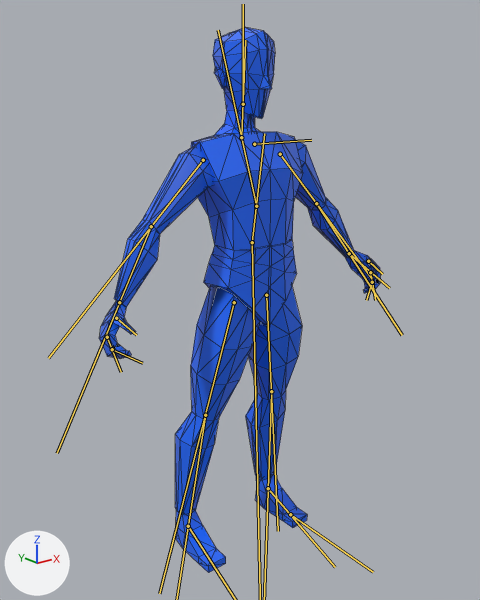
An edit to the glTF model assets/models/Animations.glb, drawn before and after from the same camera.
Both versions are drawn from a 50 mm lens placed at (-1.469, -1.811, 1.729), pointed at (0.008, 0.036, 0.99). The lights are fixed; the arrows at lower left show +X, +Y and +Z. The bones that change are drawn over the model as lines. Mesh edges are drawn as thin lines.

In view in the first picture: 'PS1'.
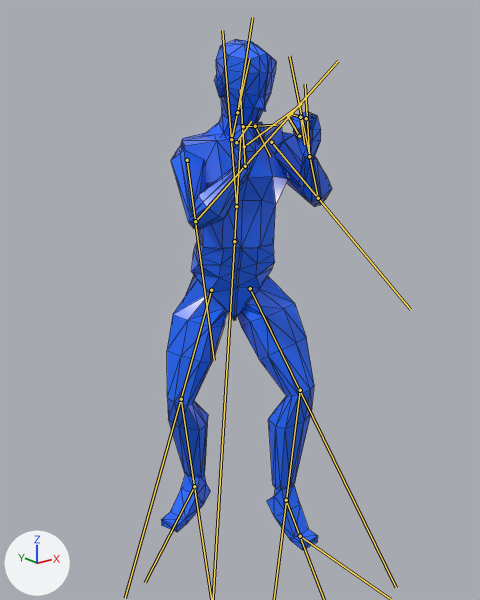
The newer file adds an action. The first version stands in its rest pose; the second is drawn at frame 0 of the action 'Punch'.

Boxes [x1, y1, x2, y2] around the edits, measured in the pictures (480 x 600 px):
'PS1', posed (39% narrower, 6% shorter)
    before: [99, 27, 381, 573]
    after: [161, 39, 332, 550]
bone 'DEF_SPINE', root to tip
    before: (252, 242) to (264, 133)
    after: (234, 241) to (240, 138)
bone 'DEF_CHEST', root to tip
    before: (256, 206) to (218, 30)
    after: (236, 206) to (222, 30)
bone 'DEF_NECK', root to tip
    before: (241, 137) to (245, 40)
    after: (231, 139) to (249, 58)
bone 'DEF_HEAD', root to tip
    before: (243, 104) to (243, 4)
    after: (237, 112) to (252, 17)
bone 'DEF_SHOULDER.L', root to tip
    before: (254, 144) to (311, 140)
    after: (244, 146) to (302, 103)
bone 'DEF_ARM.L', root to tip
    before: (280, 154) to (371, 277)
    after: (271, 142) to (410, 309)
bone 'DEF_FOREARM.L', root to tip
    before: (316, 203) to (402, 335)
    after: (318, 198) to (289, 56)
bone 'DEF_HAND.L', root to tip
    before: (349, 253) to (389, 288)
    after: (309, 156) to (305, 84)
bone 'DEF_THUMB_01.L', root to tip
    before: (368, 261) to (382, 274)
    after: (299, 136) to (286, 114)
bone 'DEF_FINGERS_01.L', root to tip
    before: (370, 272) to (375, 300)
    after: (306, 118) to (289, 113)
bone 'DEF_FINGERS_02.L', root to tip
    before: (372, 282) to (366, 300)
    after: (300, 117) to (304, 144)
bone 'DEF_ARM.R', root to tip
    before: (203, 160) to (48, 358)
    after: (187, 160) to (214, 360)
bone 'DEF_FOREARM.R', root to tip
    before: (151, 226) to (57, 453)
    after: (195, 221) to (338, 61)
bone 'DEF_HAND.R', root to tip
    before: (119, 302) to (92, 369)
    after: (245, 166) to (240, 89)
bone 'DEF_THUMB_01.R', root to tip
    before: (116, 318) to (136, 335)
    after: (236, 142) to (251, 121)
bone 'DEF_FINGERS_01.R', root to tip
    before: (107, 337) to (121, 372)
    after: (243, 126) to (276, 125)
bone 'DEF_FINGERS_02.R', root to tip
    before: (112, 349) to (142, 363)
    after: (255, 126) to (270, 156)
bone 'DEF_LEG.L', root to tip
    before: (266, 295) to (278, 531)
    after: (250, 288) to (396, 587)
bone 'DEF_TOES.L', root to tip
    before: (290, 514) to (373, 572)
    after: (300, 536) to (390, 599)
bone 'DEF_LEG.R', root to tip
    before: (234, 302) to (159, 593)
    after: (211, 290) to (125, 598)

The edits, one by one:
Bone 'DEF_HIPS' (bone_def_hips) moves from (0.0, 0.0, 0.0) to (0.11, 0.05, 0.43).
Bone 'DEF_HIPS' (bone_def_hips) turns from (0, 0, 0) to (14, 27, 3) degrees about its own x, y and z.
Bone 'DEF_SPINE' (bone_def_spine) moves from (0.0, 0.0, 0.0) to (-0.11, -0.14, 0.41).
Bone 'DEF_SPINE' (bone_def_spine) turns from (0, 0, 0) to (3, -21, -2) degrees about its own x, y and z.
Bone 'DEF_CHEST' (bone_def_chest) turns from (0, 0, 0) to (-14, 7, -5) degrees about its own x, y and z.
Bone 'DEF_NECK' (bone_def_neck) turns from (0, 0, 0) to (-16, -2, 0) degrees about its own x, y and z.
Bone 'DEF_HEAD' (bone_def_head) turns from (0, 0, 0) to (12, 11, 6) degrees about its own x, y and z.
Bone 'DEF_SHOULDER.L' (bone_def_shoulder_l) turns from (0, 0, 0) to (-17, -8, -12) degrees about its own x, y and z.
Bone 'DEF_ARM.L' (bone_def_arm_l) turns from (0, 0, 0) to (30, -19, 55) degrees about its own x, y and z.
Bone 'DEF_FOREARM.L' (bone_def_forearm_l) turns from (0, 0, 0) to (0, 0, 93) degrees about its own x, y and z.
Bone 'DEF_FOREARM.L' (bone_def_forearm_l) is rescaled from (1.0, 1.0, 1.0) to (1.05, 0.91, 1.05).
Bone 'DEF_HAND.L' (bone_def_hand_l) turns from (0, 0, 0) to (-24, 47, 20) degrees about its own x, y and z.
Bone 'DEF_HAND.L' (bone_def_hand_l) is rescaled from (1.0, 1.0, 1.0) to (0.97, 1.0, 1.05).
Bone 'DEF_THUMB_01.L' (bone_def_thumb_01_l) turns from (0, 0, 0) to (-33, 25, -50) degrees about its own x, y and z.
Bone 'DEF_FINGERS_01.L' (bone_def_fingers_01_l) turns from (0, 0, 0) to (-15, 13, -37) degrees about its own x, y and z.
Bone 'DEF_FINGERS_02.L' (bone_def_fingers_02_l) turns from (0, 0, 0) to (-17, -3, -31) degrees about its own x, y and z.
Bone 'DEF_ARM.R' (bone_def_arm_r) turns from (0, 0, 0) to (11, -4, -65) degrees about its own x, y and z.
Bone 'DEF_FOREARM.R' (bone_def_forearm_r) turns from (0, 0, 0) to (0, 0, -107) degrees about its own x, y and z.
Bone 'DEF_FOREARM.R' (bone_def_forearm_r) is rescaled from (1.0, 1.0, 1.0) to (1.05, 0.91, 1.05).
Bone 'DEF_HAND.R' (bone_def_hand_r) turns from (0, 0, 0) to (-28, -39, 2) degrees about its own x, y and z.
Bone 'DEF_HAND.R' (bone_def_hand_r) is rescaled from (1.0, 1.0, 1.0) to (0.96, 1.03, 1.02).
Bone 'DEF_THUMB_01.R' (bone_def_thumb_01_r) turns from (0, 0, 0) to (-33, -25, 50) degrees about its own x, y and z.
Bone 'DEF_FINGERS_01.R' (bone_def_fingers_01_r) turns from (0, 0, 0) to (-15, -13, 37) degrees about its own x, y and z.
Bone 'DEF_FINGERS_02.R' (bone_def_fingers_02_r) turns from (0, 0, 0) to (-17, 3, 31) degrees about its own x, y and z.
Bone 'DEF_LEG.L' (bone_def_leg_l) moves from (0.0, 0.0, 0.0) to (-0.43, 0.15, 0.12).
Bone 'DEF_LEG.L' (bone_def_leg_l) turns from (0, 0, 0) to (-2, -12, -42) degrees about its own x, y and z.
Bone 'DEF_LEG.L' (bone_def_leg_l) is rescaled from (1.0, 1.0, 1.0) to (1.02, 0.97, 1.02).
Bone 'DEF_SHIN.L' (bone_def_shin_l) turns from (0, 0, 0) to (-1, 0, 39) degrees about its own x, y and z.
Bone 'DEF_SHIN.L' (bone_def_shin_l) is rescaled from (1.0, 1.0, 1.0) to (1.02, 0.99, 1.0).
Bone 'DEF_FOOT.L' (bone_def_foot_l) turns from (0, 0, 0) to (4, 7, 39) degrees about its own x, y and z.
Bone 'DEF_FOOT.L' (bone_def_foot_l) is rescaled from (1.0, 1.0, 1.0) to (1.0, 1.01, 0.99).
Bone 'DEF_TOES.L' (bone_def_toes_l) turns from (0, 0, 0) to (0, 0, -34) degrees about its own x, y and z.
Bone 'DEF_LEG.R' (bone_def_leg_r) moves from (0.0, 0.0, 0.0) to (0.63, 0.11, -0.22).
Bone 'DEF_LEG.R' (bone_def_leg_r) turns from (0, 0, 0) to (25, 60, 32) degrees about its own x, y and z.
Bone 'DEF_LEG.R' (bone_def_leg_r) is rescaled from (1.0, 1.0, 1.0) to (1.02, 0.97, 1.02).
Bone 'DEF_SHIN.R' (bone_def_shin_r) turns from (0, 0, 0) to (-1, 0, -37) degrees about its own x, y and z.
Bone 'DEF_SHIN.R' (bone_def_shin_r) is rescaled from (1.0, 1.0, 1.0) to (1.02, 0.99, 1.0).
Bone 'DEF_FOOT.R' (bone_def_foot_r) turns from (0, 0, 0) to (9, 5, -11) degrees about its own x, y and z.
Bone 'DEF_FOOT.R' (bone_def_foot_r) is rescaled from (1.0, 1.0, 1.0) to (1.02, 0.99, 0.99).
